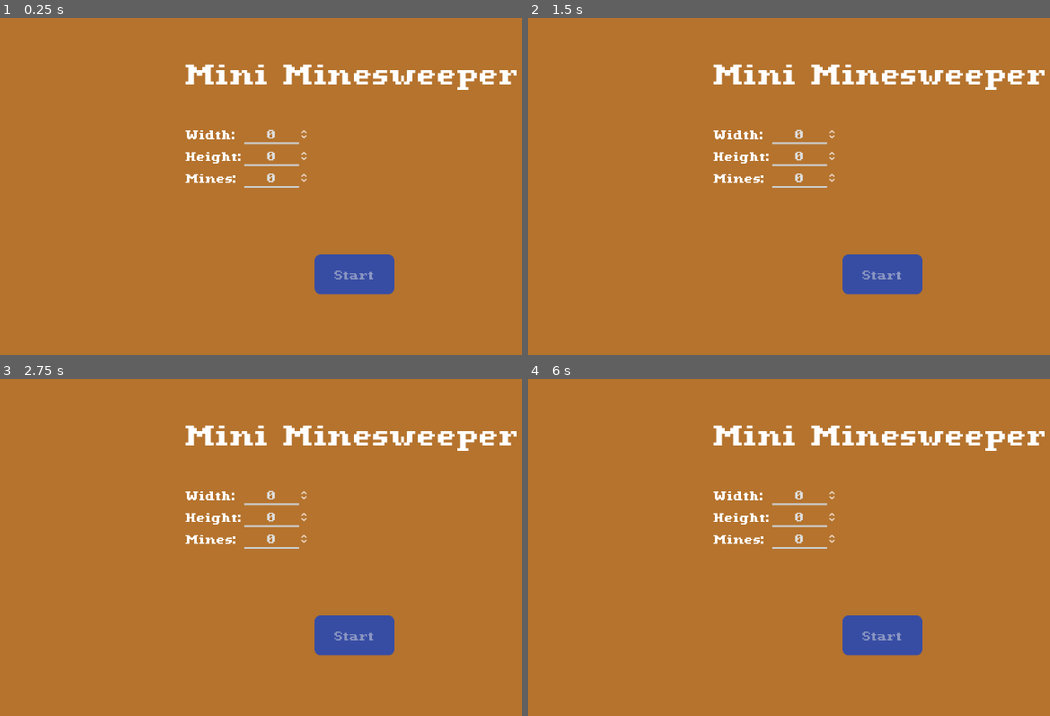
Above: before the commit, frames 1-4 (two rows, left to right).
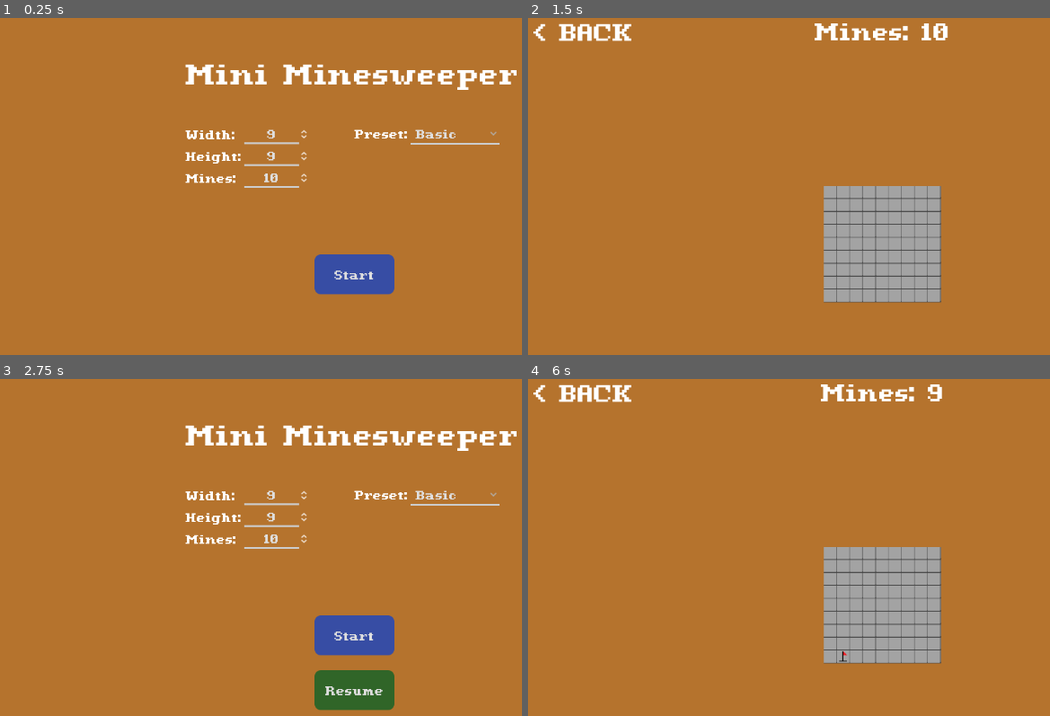
Above: after the commit, the same moments.

Repository: PgBiel/godot-mini-minesweeper
Game: Godot game, scene res://scenes/main.tscn
Same seed, same stepped clock (60 frames per second), same inputs: the game is played once before the commit and once after it.
Inputs (mouse positions are in pixels of both pictures, inside the frame that each line leads up to):
- Up to frame 1 (0.25 s): no input
- Up to frame 2 (1.5 s): click (982, 132) at 0.5 s, where only the run after the commit has a clickable "Basic"; click (882, 274) at 1.25 s, where only the run after the commit has a clickable "Start"
- Up to frame 3 (2.75 s): click (57, 392) at 2 s, where only the run after the commit has a clickable "< BACK"
- Up to frame 4 (6 s): click (882, 635) at 2.75 s, where only the run after the commit has a clickable "Start"; tap Enter at 3.5, 5 s; move the mouse to (1039, 557) at 3.52 s; right-click (1039, 557) at 3.6 s; tap Space at 4.25, 5.75 s; move the mouse to (736, 598) at 4.27 s; click (736, 598) at 4.35 s; move the mouse to (956, 490) at 5.02 s; tap Middle mouse button (tile_reveal_neighbors) at 5.1 s; move the mouse to (846, 658) at 5.77 s; right-click (846, 658) at 5.85 s

The runs differ from the first frame. In frame 1, 0.5% of the frame differs, in the area x 50-96%, y 33-78%; in frame 2, 12%, in the area x 1-99%, y 1-85%; in frame 3, 2.3%; in frame 4, 12%.

Commit message:
start_menu_hud: add presets

Diff:
--- a/godot/scenes/start_menu_hud.tscn
+++ b/godot/scenes/start_menu_hud.tscn
@@ -64,7 +64,6 @@
 anchor_bottom = 0.5
 offset_left = -271.0
 offset_top = -148.0
-offset_right = 271.0
 offset_bottom = 16.0
 grow_horizontal = 2
 grow_vertical = 2
@@ -115,8 +114,49 @@
 alignment = 1
 update_on_text_changed = true
 
+[node name="AdjacentConfigContainer" type="GridContainer" parent="."]
+anchors_preset = 8
+anchor_left = 0.5
+anchor_top = 0.5
+anchor_right = 0.5
+anchor_bottom = 0.5
+offset_top = -148.0
+offset_right = 271.0
+offset_bottom = 18.0
+grow_horizontal = 2
+grow_vertical = 2
+columns = 2
+
+[node name="PresetLabel" type="Label" parent="AdjacentConfigContainer"]
+layout_mode = 2
+theme_override_fonts/font = ExtResource("1_4hlht")
+theme_override_font_sizes/font_size = 32
+text = "Preset:"
+
+[node name="PresetControl" type="Control" parent="AdjacentConfigContainer"]
+layout_mode = 2
+
+[node name="PresetInput" type="OptionButton" parent="AdjacentConfigContainer/PresetControl"]
+unique_name_in_owner = true
+layout_mode = 1
+offset_top = -4.0
+offset_right = 141.0
+offset_bottom = 32.0
+theme = ExtResource("3_50yix")
+item_count = 4
+selected = 0
+popup/item_0/text = "Basic"
+popup/item_0/id = 0
+popup/item_1/text = "Medium"
+popup/item_1/id = 1
+popup/item_2/text = "Expert"
+popup/item_2/id = 2
+popup/item_3/text = "Custom"
+popup/item_3/id = 3
+
 [connection signal="pressed" from="StartButton" to="." method="_on_start_button_pressed"]
 [connection signal="pressed" from="ContinueButton" to="." method="_on_continue_button_pressed"]
 [connection signal="value_changed" from="ConfigContainer/WidthInput" to="." method="_on_width_input_value_changed"]
 [connection signal="value_changed" from="ConfigContainer/HeightInput" to="." method="_on_height_input_value_changed"]
 [connection signal="value_changed" from="ConfigContainer/MinesInput" to="." method="_on_mines_input_value_changed"]
+[connection signal="item_selected" from="AdjacentConfigContainer/PresetControl/PresetInput" to="." method="apply_preset"]
--- a/godot/scripts/start_menu_hud.gd
+++ b/godot/scripts/start_menu_hud.gd
@@ -10,11 +10,50 @@
 ## User-provided mine count
 var user_mines: int = 0
 
+## Default values for each board preset.
+## Each preset is a dictionary with the following properties:
+## - name: String => The displayed name for the preset.
+## - width: int => The board's width for that preset.
+## - height: int => The board's height for that preset.
+## - mines: int => The board's mine count for that preset.
+@export var presets: Array[Dictionary] = [
+	{ name = "Basic", width = 9, height = 9, mines = 10 },
+	{ name = "Medium", width = 16, height = 16, mines = 40 },
+	{ name = "Expert", width = 16, height = 30, mines = 99 },
+	{ name = "Custom", width = 0, height = 0, mines = 0 },
+]
+
+## Index, in the presets array, of the "Custom" preset.
+## It is selected when the user starts typing something in the inputs.
+## Set to -1 to disable.
+@export var custom_preset_index = 3
+
+## Index of the default preset to show when the user
+## performs no PresetInput selection.
+@export var default_preset_index = 0
+
+## Whether the 'Continue' button is currently shown.
 @export var continue_shown: bool = false
 
 func _ready() -> void:
 	%ContinueButton.visible = continue_shown
 	update_start_button_disable()
+	_display_presets()
+
+## Updates the presets shown in the PresetInput
+## based on the 'presets' array.
+func _display_presets():
+	%PresetInput.clear()
+	var id: int = 0
+	for preset in presets:
+		var name: String = preset["name"]
+		var width: int = preset["width"]
+		var height: int = preset["height"]
+		var mines: int = preset["mines"]
+		%PresetInput.add_item(name, id)
+		id += 1
+	%PresetInput.select(default_preset_index)
+	apply_preset(default_preset_index)
 
 ## Sets max mines to width * height
 func update_max_mines():
@@ -48,21 +87,62 @@
 	continue_shown = false
 	%ContinueButton.hide()
 
+## Changes the currently selected preset
+## to the preset marked as "Custom", as per the
+## 'custom_preset_index' variable.
+## No-op if 'custom_preset_index' contains a negative value.
+func select_custom_preset() -> void:
+	if custom_preset_index >= 0:
+		%PresetInput.select(custom_preset_index)
+
+func _set_width(value: int, update_input: bool = false):
+	user_width = maxi(value, 0)
+	if update_input:
+		%WidthInput.set_value_no_signal(user_width as float)
+		update_max_mines()
+
+func _set_height(value: int, update_input: bool = false):
+	user_height = maxi(value, 0)
+	if update_input:
+		%HeightInput.set_value_no_signal(user_height as float)
+		update_max_mines()
+
+func _set_mines(value: int, update_input: bool = false):
+	user_mines = clampi(value, 0, user_width * user_height)
+	if update_input:
+		%MinesInput.set_value_no_signal(user_mines as float)
+		update_start_button_disable()
+
 func _on_width_input_value_changed(value: float) -> void:
-	user_width = maxi(value as int, 0)
+	_set_width(value as int, false)
 	update_max_mines()
+	select_custom_preset()
 
 func _on_height_input_value_changed(value: float) -> void:
-	user_height = maxi(value as int, 0)
+	_set_height(value as int, false)
 	update_max_mines()
+	select_custom_preset()
 
 func _on_mines_input_value_changed(value: float) -> void:
-	user_mines = clampi(value as int, 0, user_width * user_height)
+	_set_mines(value as int, false)
 	update_start_button_disable()
+	select_custom_preset()
 
 func _on_start_button_pressed() -> void:
 	start_button_clicked.emit()
 
-
 func _on_continue_button_pressed() -> void:
 	continue_button_clicked.emit()
+
+func apply_preset(index: int) -> void:
+	if index >= 0 and index < presets.size():
+		var preset: Dictionary = presets[index]
+		var width: int = preset["width"]
+		var height: int = preset["height"]
+		var mines: int = preset["mines"]
+		# update variables AND inputs' visible values
+		_set_width(width, true)
+		_set_height(height, true)
+		_set_mines(mines, true)
+	else:
+		print_debug("[!!!] Somehow got an invalid index from PresetInput: %d" % index)
